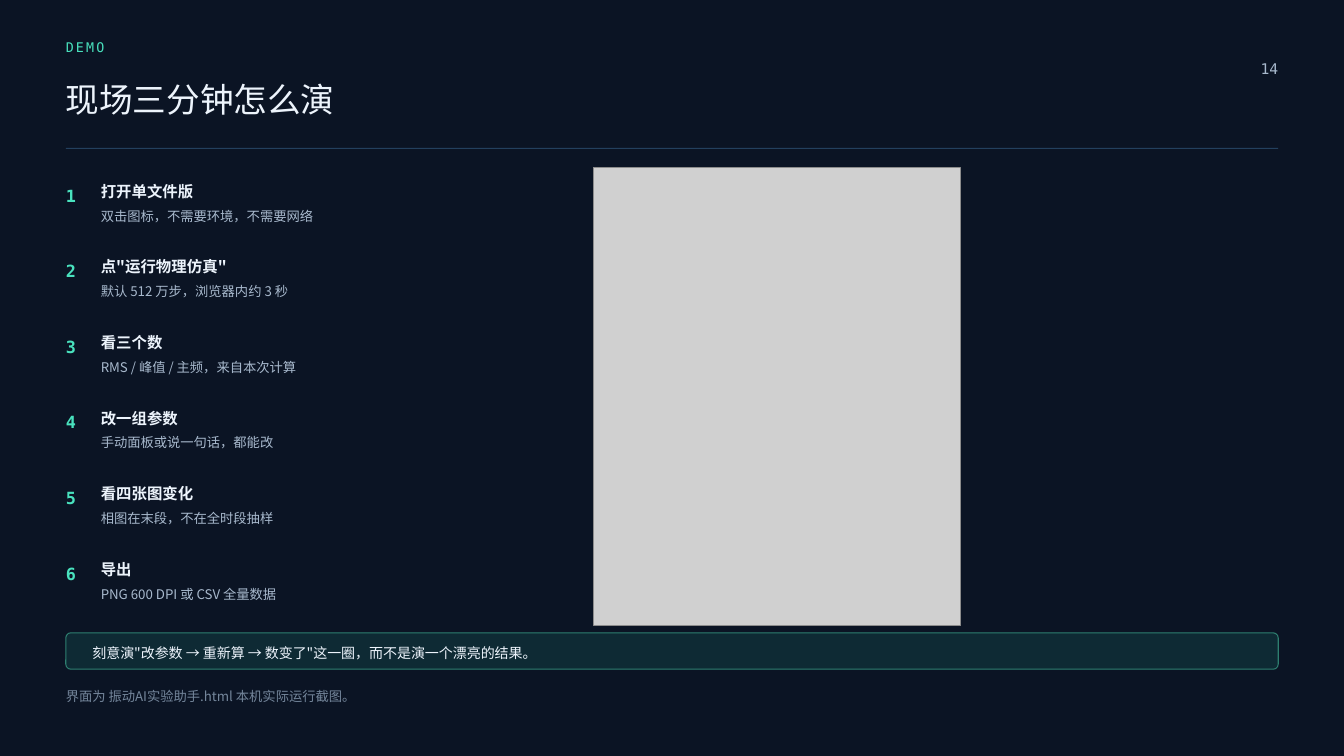
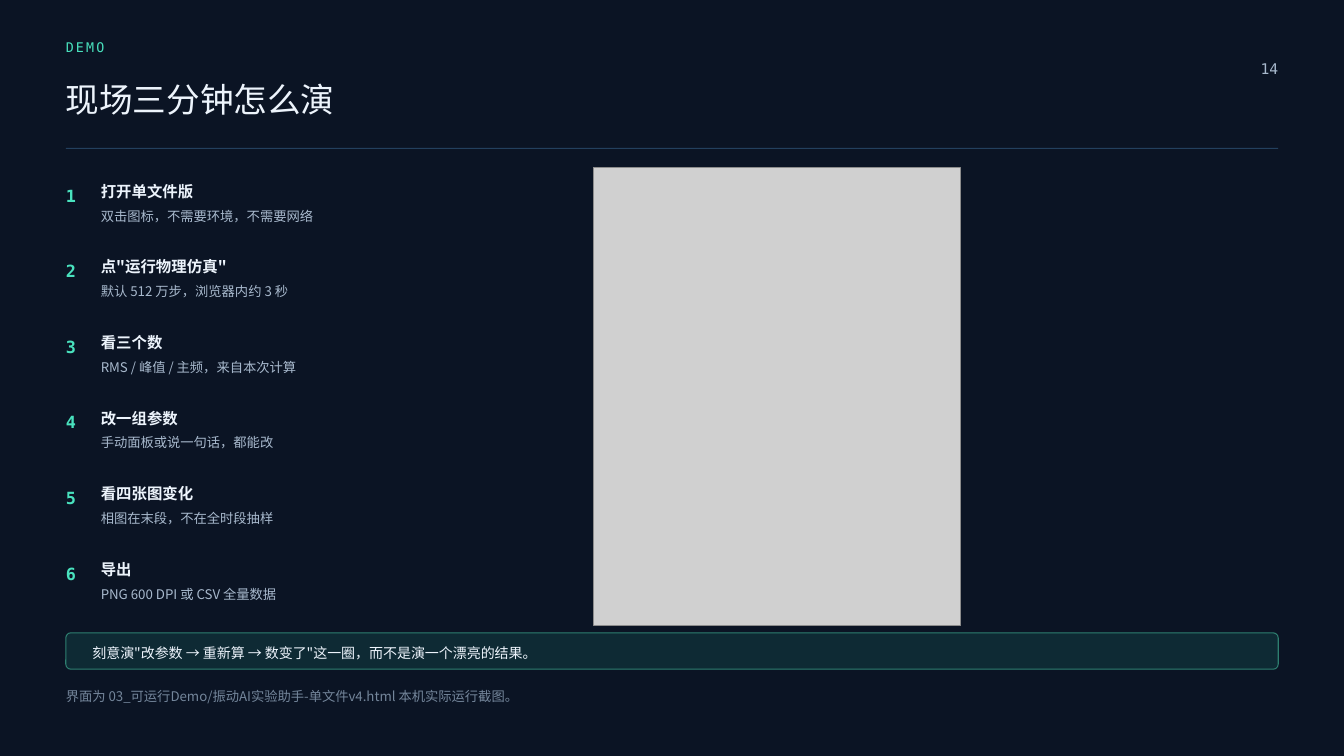
Before and after one commit to ahzszq/vibration-ai-assistant, a slide deck: slide 14 of 参赛材料/振动AI实验助手-汇报PPT-v3.pptx. Drawn at 1344x756 pixels with LibreOffice and Linux fonts; fonts in the diff are those of the drawing; grey boxes stand for pictures. Boxes give left, top, right and bottom in pixels: in the first picture for what was removed or moved away, otherwise in the second. Text is boxed around its words. In the diff, an @@ line names an element or a change of style, - is before the commit and + after.

```diff
--- a/参赛材料/振动AI实验助手-汇报PPT-v3.pptx
+++ b/参赛材料/振动AI实验助手-汇报PPT-v3.pptx
@@ text at [66,690,518,703]: text changed @@
-界面为 振动AI实验助手.html 本机实际运行截图。
+界面为 03_可运行Demo/振动AI实验助手-单文件v4.html 本机实际运行截图。
```
Also in this commit, not shown: 2 other slides changed.
